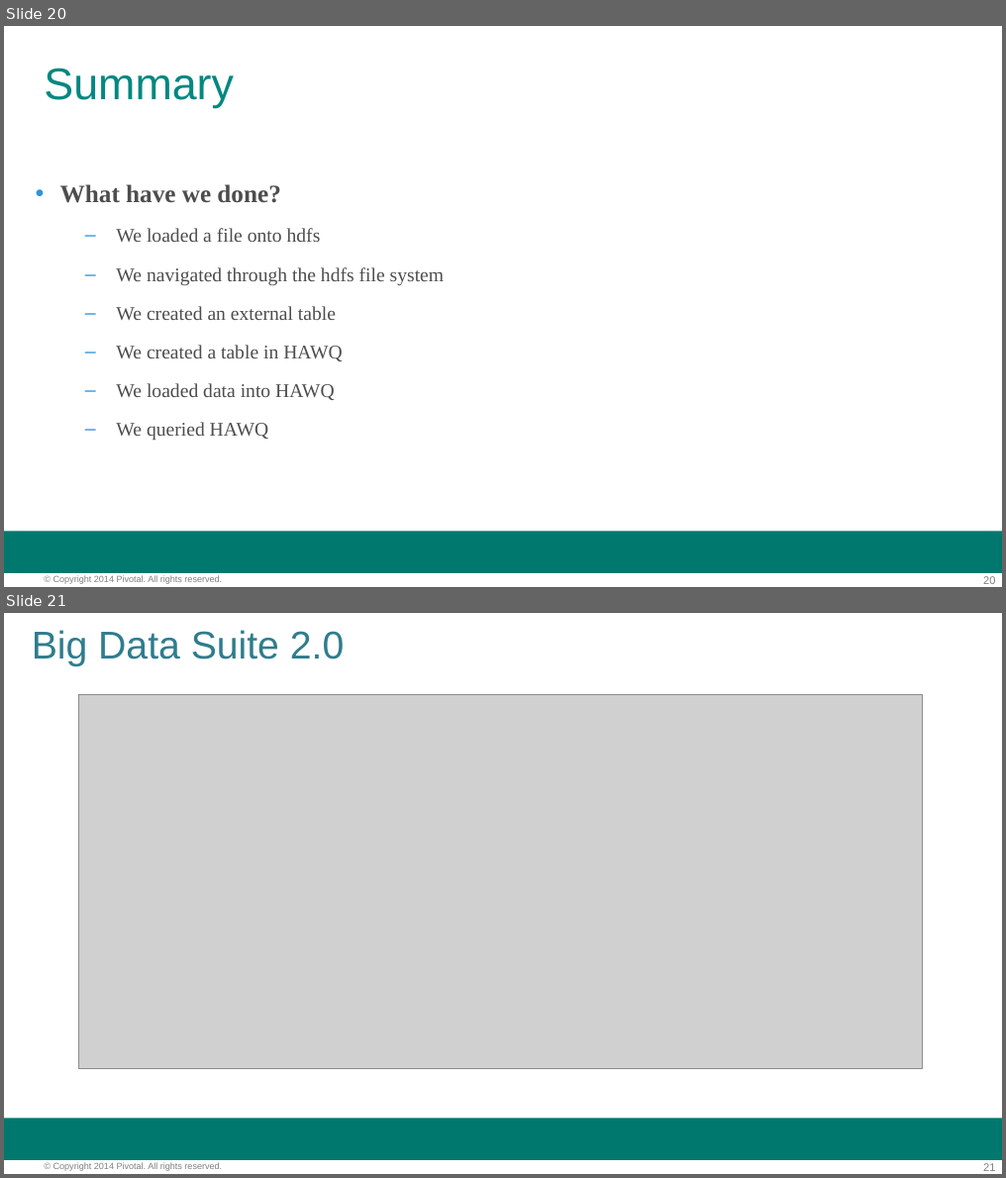
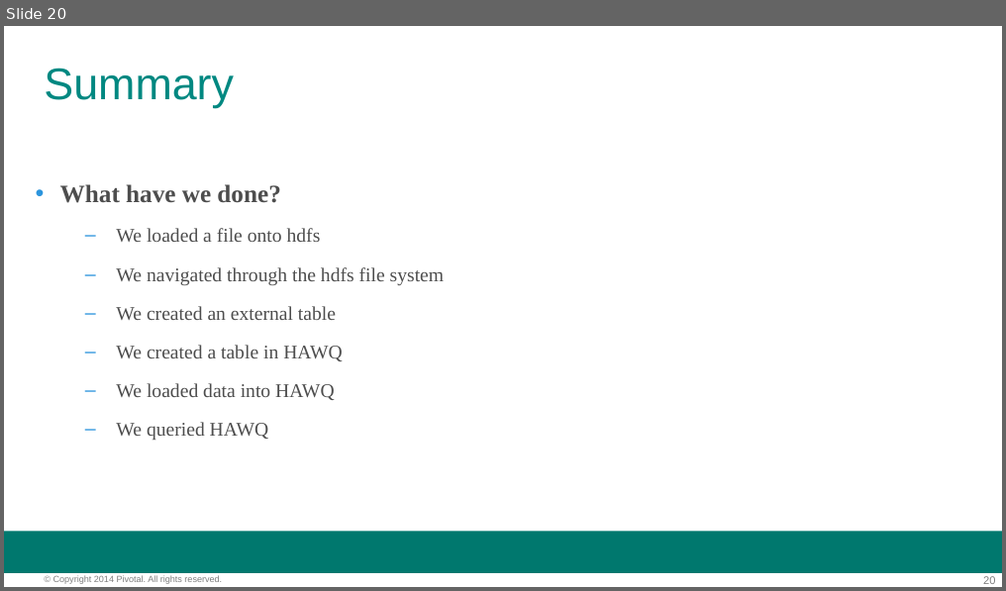
Before and after one commit to vmware-archive/BigDataRoadshow-labs, a slide deck: decks/02_phd_hawq_presentation.pptx. Shown one above the other, each under a label of ours: slides 20 and 21 before the commit, slide 20 after it. The pictures are 1006x1178 and 1006x591 pixels, drawn with LibreOffice and Linux fonts; fonts in the diff are those of the drawing; grey boxes stand for pictures; background and template pictures are left out. Boxes give left, top, right and bottom in pixels: in the first picture for what was removed or moved away, otherwise in the second. Text is boxed around its words. In the diff, an @@ line names an element or a change of style, - is before the commit and + after.

```diff
--- a/decks/02_phd_hawq_presentation.pptx
+++ b/decks/02_phd_hawq_presentation.pptx
@@ slide 21 removed at [4,613,1002,1174], background #FFFFFF; not listed: 3 template elements that a slide beside it also shows @@
@@ title removed at [32,630,344,666] @@
-Big Data Suite 2.0
@@ picture removed at [78,694,922,1069] @@
```
Also in this commit, not shown: 1 slide added, 1 other file.
